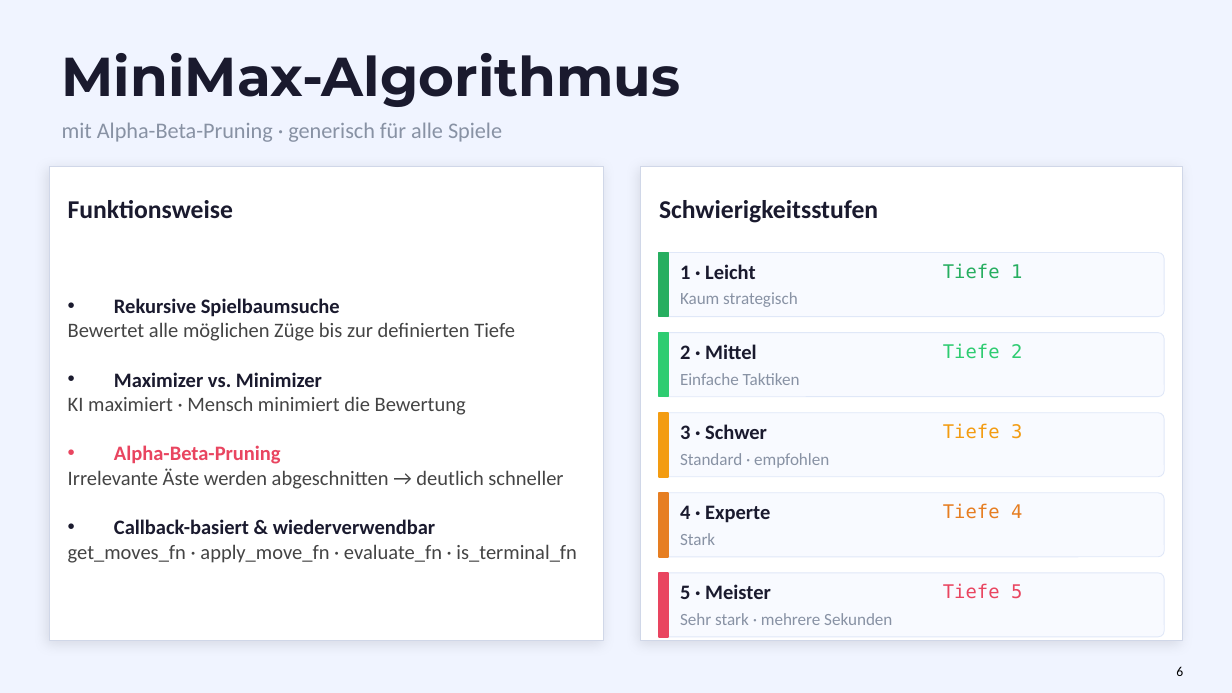
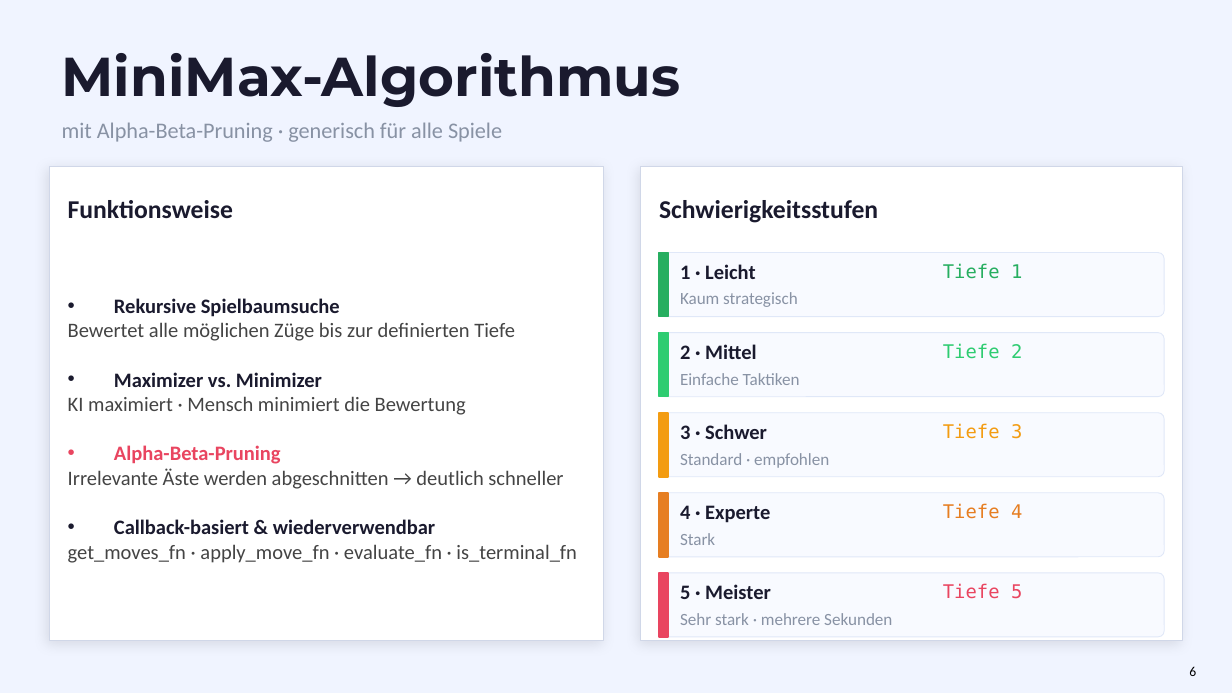
Before and after one commit to Tasterloster/Projekt_berufsschule, a slide deck: slide 6 of Präsentation/Präsentation_Projekt/HHBKTendo_Praesentation_1.pptx. Drawn at 1232x693 pixels with LibreOffice and Linux fonts; fonts in the diff are those of the drawing. Boxes give left, top, right and bottom in pixels: in the first picture for what was removed or moved away, otherwise in the second. Text is boxed around its words. In the diff, an @@ line names an element or a change of style, - is before the commit and + after.

```diff
--- a/Präsentation/Präsentation_Projekt/HHBKTendo_Praesentation_1.pptx
+++ b/Präsentation/Präsentation_Projekt/HHBKTendo_Praesentation_1.pptx
@@ text "6" moved from (x1=1176, y1=666, x2=1183, y2=676) to (x1=1189, y1=666, x2=1196, y2=676) @@
```
Also in this commit, not shown: 2 other slides changed.
